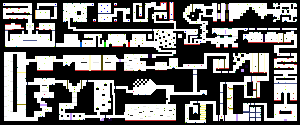
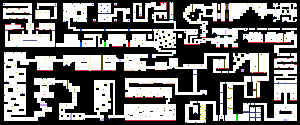
Comparing the layer stacks of the two 300 × 125 images. Changes:
painted on "hardmode" over [5, 24, 171, 110]
painted on "Layer 0" over [4, 29, 294, 121]
